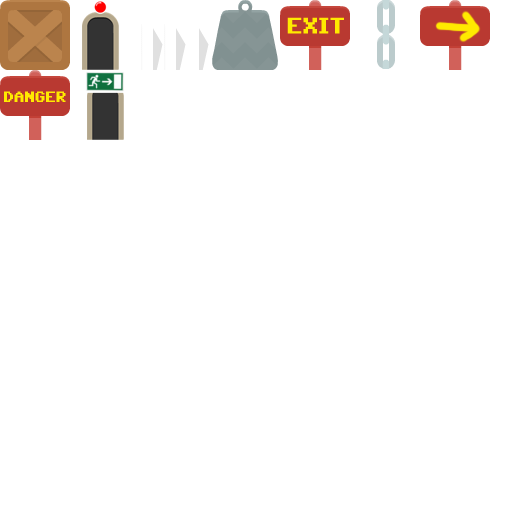
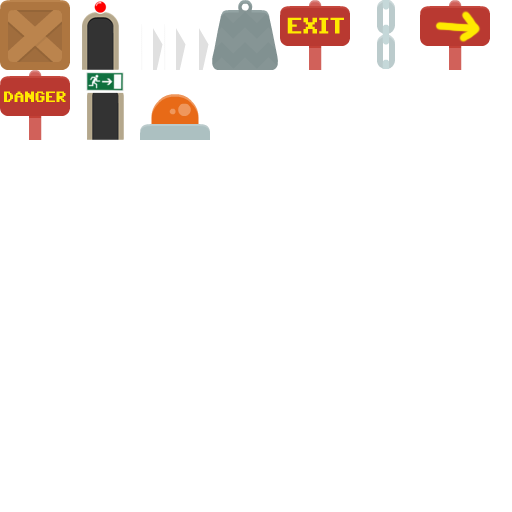
Layer changes from the first 512px x 512px image to the second:
added layer "Layer 10" above "Layer 9" over [140,94,210,140]
